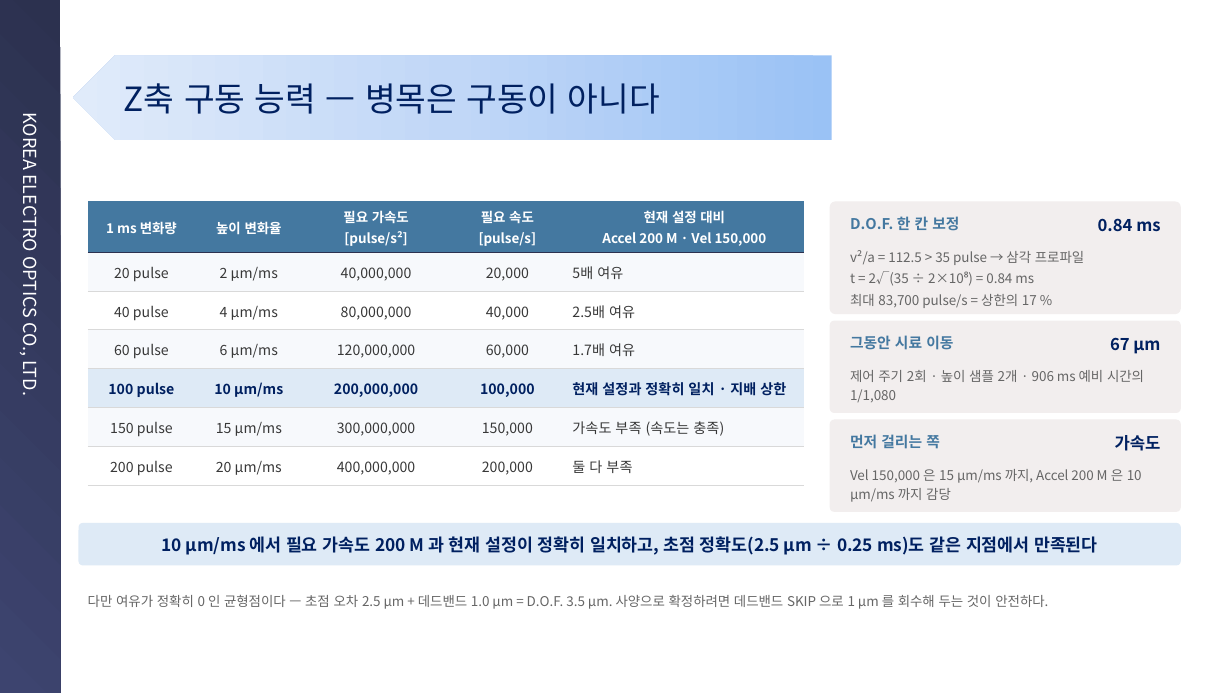
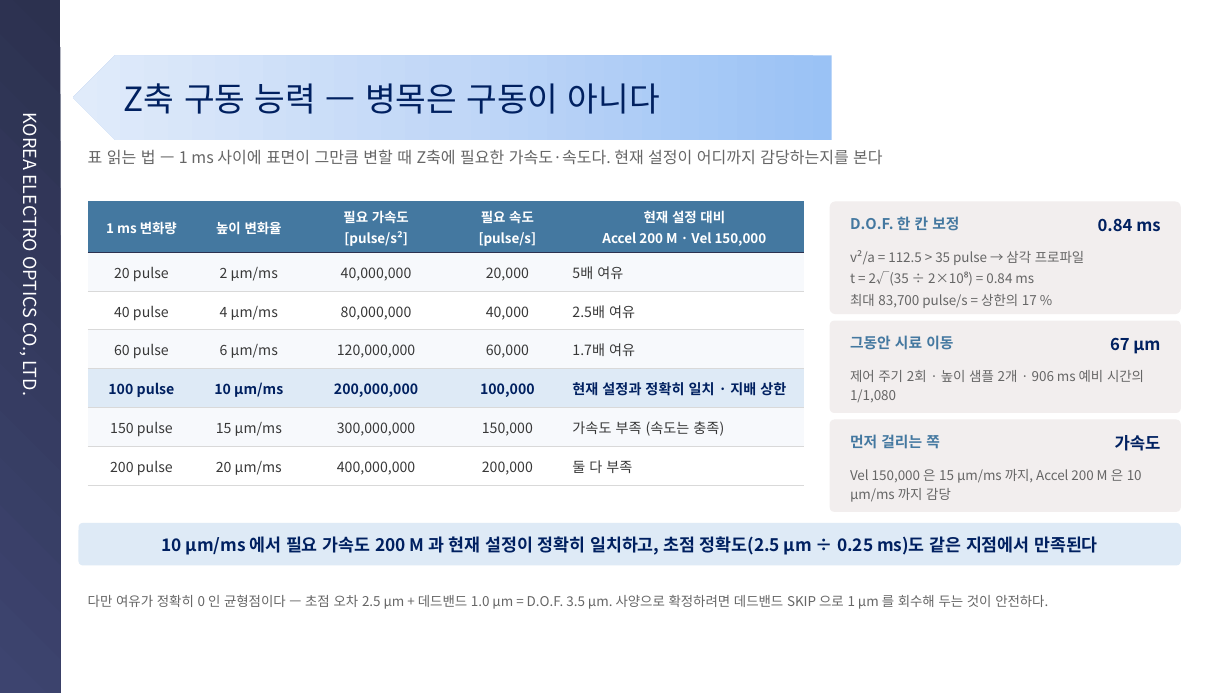
Before and after one commit to kyeongsunyu/SEQApp, a slide deck: slide 11 of Documents/기술경진대회/연구소기술경진대회_민수개발팀 유경선, 이기성, 최중건_피드포워드 오토포커스_260901.pptx (slide 18 before the commit). Drawn at 1232x693 pixels with LibreOffice and Linux fonts; fonts in the diff are those of the drawing; background and template pictures are left out. Boxes give left, top, right and bottom in pixels: in the first picture for what was removed or moved away, otherwise in the second. Text is boxed around its words. In the diff, an @@ line names an element or a change of style, - is before the commit and + after.

```diff
--- a/Documents/기술경진대회/연구소기술경진대회_민수개발팀 유경선, 이기성, 최중건_피드포워드 오토포커스_260901.pptx
+++ b/Documents/기술경진대회/연구소기술경진대회_민수개발팀 유경선, 이기성, 최중건_피드포워드 오토포커스_260901.pptx
@@ text added at bbox=[88, 149, 882, 165], 12.5 pt, text #666666 @@
+표 읽는 법 — 1 ms 사이에 표면이 그만큼 변할 때 Z축에 필요한 가속도·속도다. 현재 설정이 어디까지 감당하는지를 본다
```
Also in this commit, not shown: 2 other slides changed, 3 slides added, 3 other files.
